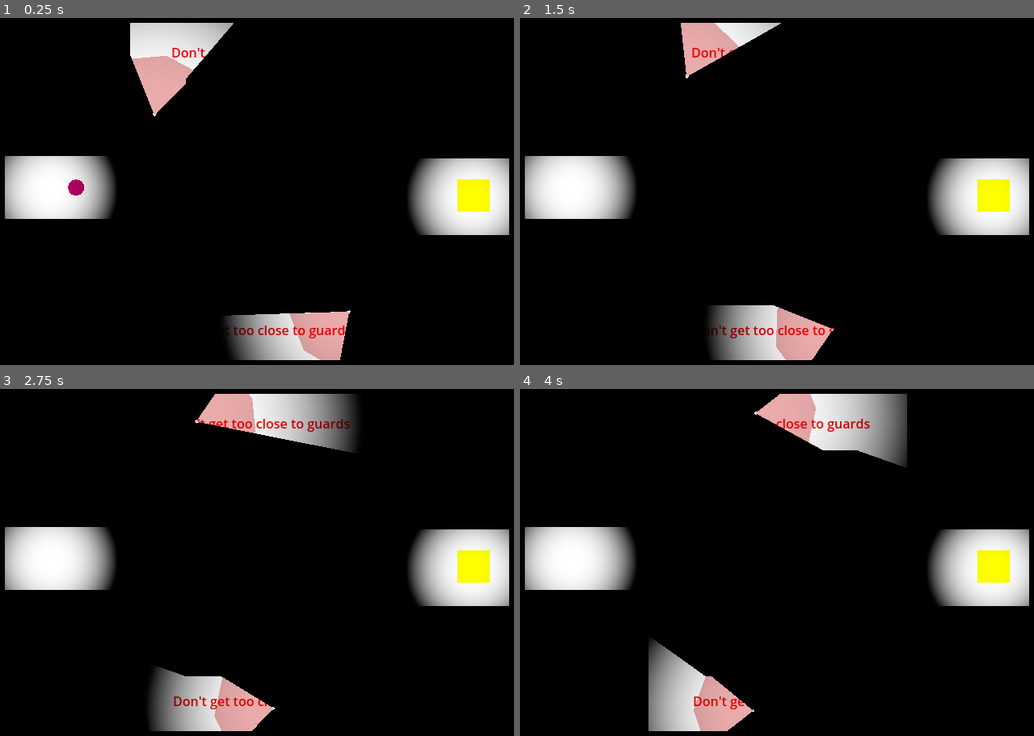
Above: before the commit, frames 1-4 (two rows, left to right).
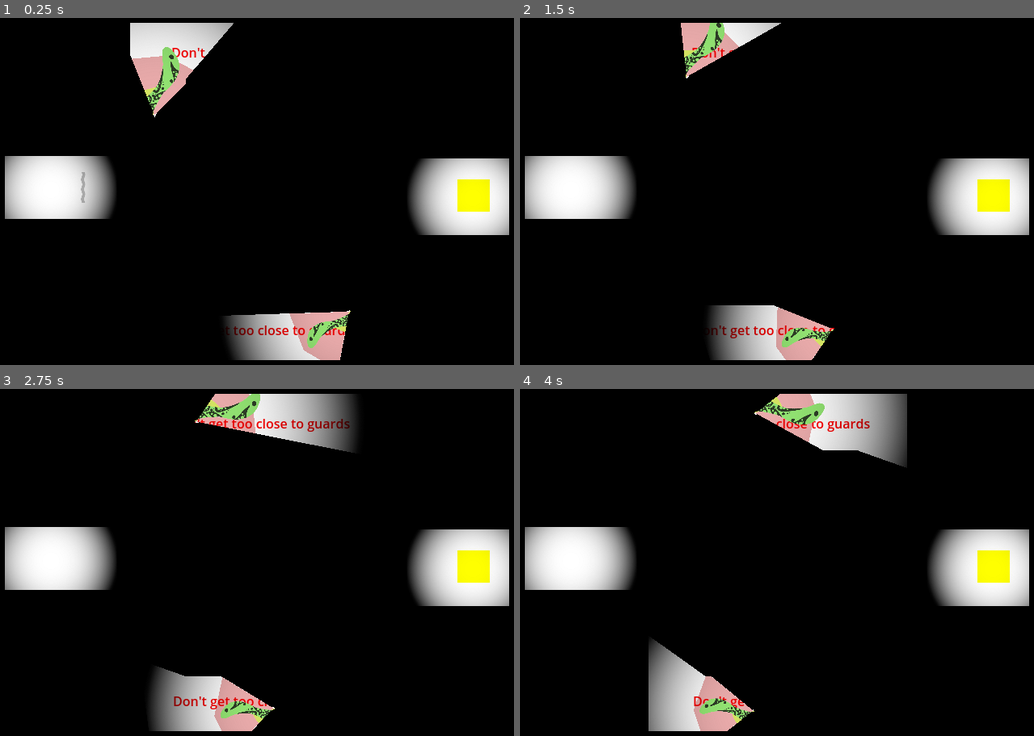
Above: after the commit, the same moments.

Repository: patrickrall/ReversedStealth
Game: Godot game, scene res://levels/Level3.tscn
Two runs of this game, one before a commit and one after it. Both use one fixed random seed, a clock stepped at 60 frames per second and the inputs below. This scene is started directly instead of the project's main scene.
Inputs:
- Up to frame 1 (0.25 s): no input
- Up to frame 2 (1.5 s): hold Right (ui_right) 0.53-1.28 s; hold Down (ui_down) from 1.28 s (still down)
- Up to frame 3 (2.75 s): release Down (ui_down) at 2.03 s; hold Right (ui_right) from 2.03 s (still down)
- Up to frame 4 (4 s): release Right (ui_right) at 2.78 s; hold Up (ui_up) 2.78-3.53 s; hold Left (ui_left) from 3.53 s (still down)

The runs differ from the first frame. In frame 1, 0.9% of the frame differs, in the area x 13-69%, y 8-96%; in frame 2, 0.7%; in frame 3, 0.8%; in frame 4, 0.8%.

Commit message:
Added wavy shader on player fish, added cat shark and goby into guardlight and player scenes

Diff:
--- /dev/null
+++ b/assets/shaders/Wavy.gdshader
@@ -0,0 +1,14 @@
+shader_type canvas_item;
+
+uniform float wave_speed = 3.0; //wave loop speed
+uniform float wave_freq = 10.0; //wave vertical freq
+uniform float wave_width = 1; //wave width
+uniform sampler2D SCREEN_TEXTURE: hint_screen_texture, filter_linear_mipmap;
+
+void fragment(){
+	vec2 scale_UV = UV;
+	vec2 wave_uv_offset;
+	wave_uv_offset.x = cos((TIME*wave_speed)+UV.x+UV.y*wave_freq*2.0)*wave_width*0.01;
+	//COLOR = vec4(wave_uv_offset,0.0,1.0);
+	COLOR = texture(TEXTURE,scale_UV+wave_uv_offset);
+}
--- /dev/null
+++ b/assets/shaders/WavyShaderMaterial.tres
@@ -0,0 +1,9 @@
+[gd_resource type="ShaderMaterial" load_steps=2 format=3 uid="uid://bp0rj6jahn741"]
+
+[ext_resource type="Shader" path="res://assets/shaders/Wavy.gdshader" id="1_8taj5"]
+
+[resource]
+shader = ExtResource("1_8taj5")
+shader_parameter/wave_speed = 3.0
+shader_parameter/wave_freq = 10.0
+shader_parameter/wave_width = 1.0
--- a/levels/Level3.tscn
+++ b/levels/Level3.tscn
@@ -54,9 +54,9 @@
 speed = 5.0
 
 [node name="PathFollow2D" type="PathFollow2D" parent="Lights/AnimatedPath"]
-position = Vector2(-111.11, -68.4753)
-rotation = -1.39874
-progress = 322.624
+position = Vector2(-111.111, -68.4714)
+rotation = -1.39875
+progress = 322.62
 
 [node name="GuardLight" parent="Lights/AnimatedPath/PathFollow2D" instance=ExtResource("5_bbd7l")]
 scale = Vector2(0.904, 0.904)
--- a/src/Player.gd
+++ b/src/Player.gd
@@ -4,7 +4,7 @@
 
 
 
-func _physics_process(delta):
+func _physics_process(_delta):
 
 	var dx = Input.get_axis("ui_left", "ui_right")
 	if dx: velocity.x = dx * SPEED
--- a/subscenes/GuardLight.tscn
+++ b/subscenes/GuardLight.tscn
@@ -1,7 +1,8 @@
-[gd_scene load_steps=4 format=3 uid="uid://c5ubb3rxfwlbc"]
+[gd_scene load_steps=5 format=3 uid="uid://c5ubb3rxfwlbc"]
 
 [ext_resource type="Texture2D" uid="uid://yttalh4laybg" path="res://assets/LightSprite.png" id="1_3yokq"]
 [ext_resource type="Script" path="res://src/GuardLight.gd" id="2_xf1il"]
+[ext_resource type="Texture2D" uid="uid://cmab4s0puym85" path="res://assets/cat_chark_asset.png" id="3_4kbhh"]
 
 [sub_resource type="OccluderPolygon2D" id="OccluderPolygon2D_wujoo"]
 resource_local_to_scene = true
@@ -28,4 +29,10 @@
 color = Color(0.745098, 0, 0, 0.329412)
 polygon = PackedVector2Array(-67.4243, -81.7922, 0, 0, -67.4243, 81.7922, 106, 0)
 
+[node name="Sprite2D" type="Sprite2D" parent="."]
+scale = Vector2(0.25, 0.25)
+texture = ExtResource("3_4kbhh")
+flip_h = true
+flip_v = true
+
 [connection signal="body_entered" from="Area2D" to="." method="_on_body_entered"]
--- a/subscenes/Player.tscn
+++ b/subscenes/Player.tscn
@@ -1,6 +1,8 @@
-[gd_scene load_steps=4 format=3 uid="uid://s7n2k1hrj2ij"]
+[gd_scene load_steps=6 format=3 uid="uid://s7n2k1hrj2ij"]
 
 [ext_resource type="Script" path="res://src/Player.gd" id="1_1hwe8"]
+[ext_resource type="Texture2D" uid="uid://dnvo0jsah5vnh" path="res://assets/player_72ppi.png" id="2_ekkt1"]
+[ext_resource type="Material" uid="uid://bp0rj6jahn741" path="res://assets/shaders/WavyShaderMaterial.tres" id="3_3freb"]
 
 [sub_resource type="CircleShape2D" id="CircleShape2D_2h25r"]
 
@@ -14,9 +16,15 @@
 shape = SubResource("CircleShape2D_2h25r")
 
 [node name="Polygon2D" type="Polygon2D" parent="."]
+visible = false
 color = Color(0.713726, 0, 0.396078, 1)
 polygon = PackedVector2Array(-7, -7, -9, -4, -10, 1, -8, 6, -5, 9, 0, 10, 6, 9, 10, 3, 10, -3, 7, -8, 1, -10, -4, -9)
 
 [node name="LightOccluder2D" type="LightOccluder2D" parent="."]
 visible = false
 occluder = SubResource("OccluderPolygon2D_ofdqv")
+
+[node name="Sprite2D" type="Sprite2D" parent="."]
+material = ExtResource("3_3freb")
+scale = Vector2(0.368356, 0.354358)
+texture = ExtResource("2_ekkt1")
Binary file added: assets/cat_chark_asset.png
Not shown, added: assets/cat_chark_asset.png.import
Binary file added: assets/player_72ppi.png
Not shown, added: assets/player_72ppi.png.import
Not shown, added: export_presets.cfg
